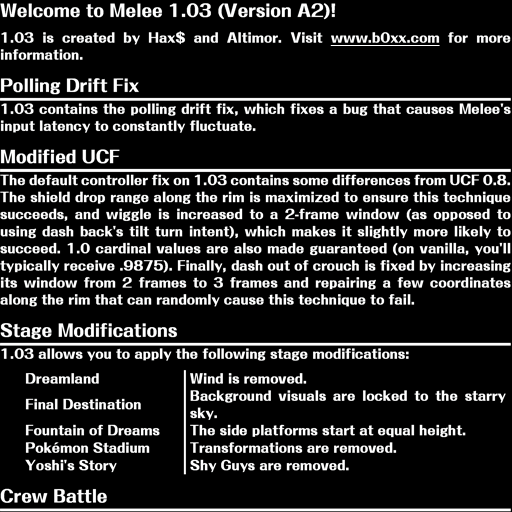
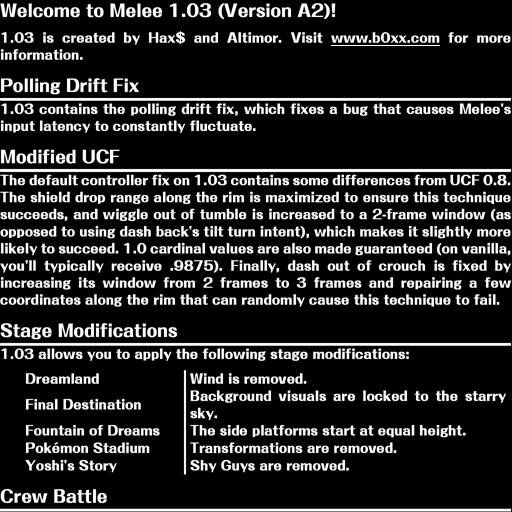
Revision of a layered 512 × 512 image; what changed, layer by layer:
removed layer "Layer 1" over [0, 3, 512, 512]
renamed "Layer 2" to "Layer 1", painted on it over [0, 3, 512, 512]
added layer "Layer 2" over [0, 3, 512, 512]
